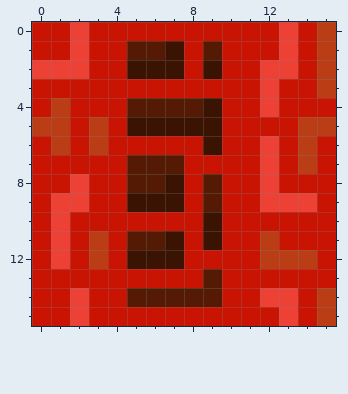
A pixel-art sprite gets an edit: sprites/tiles/lava_path/vertical/lava_path_vertical.png. The first picture shows the starting point.
The file is 128x128 pixels, drawn in blocks of 8x8; one block is one cell here.
The same view after the edit:
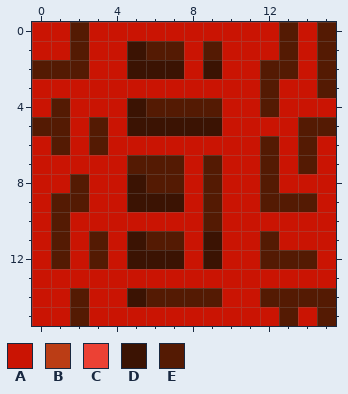
Palette (. is transparent): A #ca1403  B #bb3d15  C #ec4134  D #3b1303  E #541a03
Edits made:
y 0: x 2 C -> E; x 13 C -> E; x 15 B -> E
y 1: x 2 C -> E; x 5 E -> D; x 7 D -> E; x 13 C -> E; x 15 B -> E
y 2: x 0..2 CCC -> EEE; x 12..13 CC -> EE; x 15 B -> E
y 3: x 12 C -> E; x 15 B -> E
y 4: x 1 B -> E; x 5 E -> D; x 9 D -> E; x 12 C -> E
y 5: x 0..1 BB -> EE; x 3 B -> E; x 14..15 BB -> EE
y 6: x 1 B -> E; x 3 B -> E; x 9 D -> A; x 12 C -> E; x 14 B -> E
y 7: x 9 A -> E; x 12 C -> E; x 14 B -> E
y 8: x 2 C -> E; x 5 E -> D; x 7 D -> E; x 12 C -> E
y 9: x 1..2 CC -> EE; x 12..14 CCC -> EEE
y 10: x 1 C -> E; x 9 D -> E
y 11: x 1 C -> E; x 3 B -> E; x 5 E -> D; x 7 D -> E; x 12 B -> E
y 12: x 1 C -> E; x 3 B -> E; x 9 A -> D; x 12..14 BBB -> EEE
y 13: x 9 E -> A
y 14: x 2 C -> E; x 5 E -> D; x 12..15 CCAB -> EEEE
y 15: x 2 C -> E; x 13 C -> E; x 15 B -> E
Changed places in both pictures, as pixel boxes (x1, y1, x2, y2):
changed: (32, 22, 336, 326)
